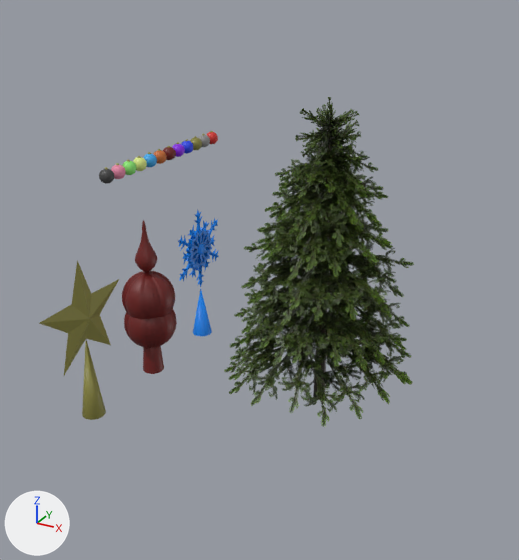
A saved change to the FBX model models/christmasTreeMonument/christmasTreeMonument.fbx.
Before and after are seen from a 50 mm lens placed at (26.5, -91.3, 40.9), pointed at (-3.8, -36.4, 13.4). The axes (+X, +Y, +Z) are drawn at lower left. The lights are the same throughout. Where no turn or scale is listed for an object, it has been applied to the vertices.

The first picture shows 'ChristmasTree', 'Circle', 'Cone.001', 'Cube.016', 'SnowflakePart.001', 'SphereDecimate0.7', 'TopperSpikeSphereOrig'.
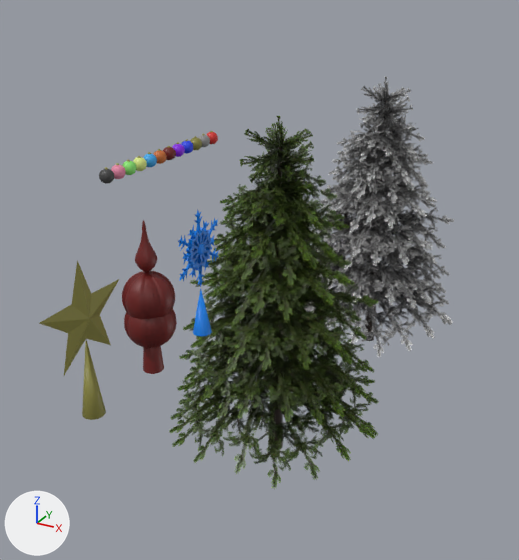
What differs and where, as boxes (x1, y1, x2, y2) in the pictures (519 x 560 px):
'ChristmasTree', moved: before (224, 97, 414, 427); after (169, 116, 379, 490)
'ChristmasTree.001', added: after (305, 76, 454, 358)
    faces in mat_material_brancheswhite (picture img_branchwhite_png): (305, 76, 454, 358)
    faces in mat_material_bark (black #231106): (364, 100, 387, 341)

Patch to the scene script:
```diff
--- a/models/christmasTreeMonument/christmasTreeMonument.fbx.py
+++ b/models/christmasTreeMonument/christmasTreeMonument.fbx.py
@@ img_branchwhite_png @@
+img_branchwhite_png = load_image('branchWhite.png', 'branchWhite.png', 1024, 768, 'sRGB')
@@ mat_material_brancheswhite @@
+mat_material_brancheswhite = principled_material('Material.BranchesWhite')
+mat_material_brancheswhite.texture = img_branchwhite_png  # with its transparency
@@ me_plane_001 @@
+me_plane_001.from_pydata(...)  # 7158 vertices, 1973 faces; spans x -10.3..10.6, y -10.5..10.5, z -2.0..29.9
+# faces by material slot: [38, 1935]
+me_plane_001.materials.append(mat_material_bark)  # black #231106
+me_plane_001.materials.append(mat_material_brancheswhite)  # picture img_branchwhite_png
@@ ob_christmastree @@
 ob_christmastree = bpy.data.objects.new('ChristmasTree', me_plane_085)
-ob_christmastree.location = (0.0, -30.0, 0.0)
+ob_christmastree.location = (0.0, -40.0, 0.0)
@@ ob_christmastree_001 @@
+ob_christmastree_001 = bpy.data.objects.new('ChristmasTree.001', me_plane_001)
+ob_christmastree_001.location = (0.0, -15.0, 0.0)
```
